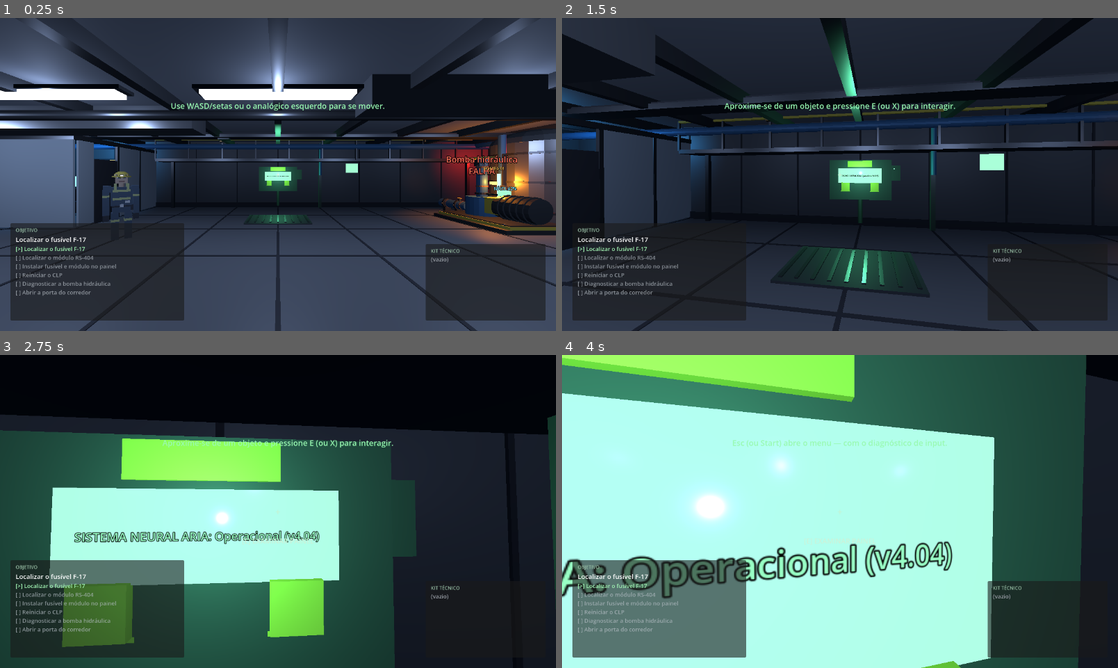
Above: before the commit, frames 1-4 (two rows, left to right).
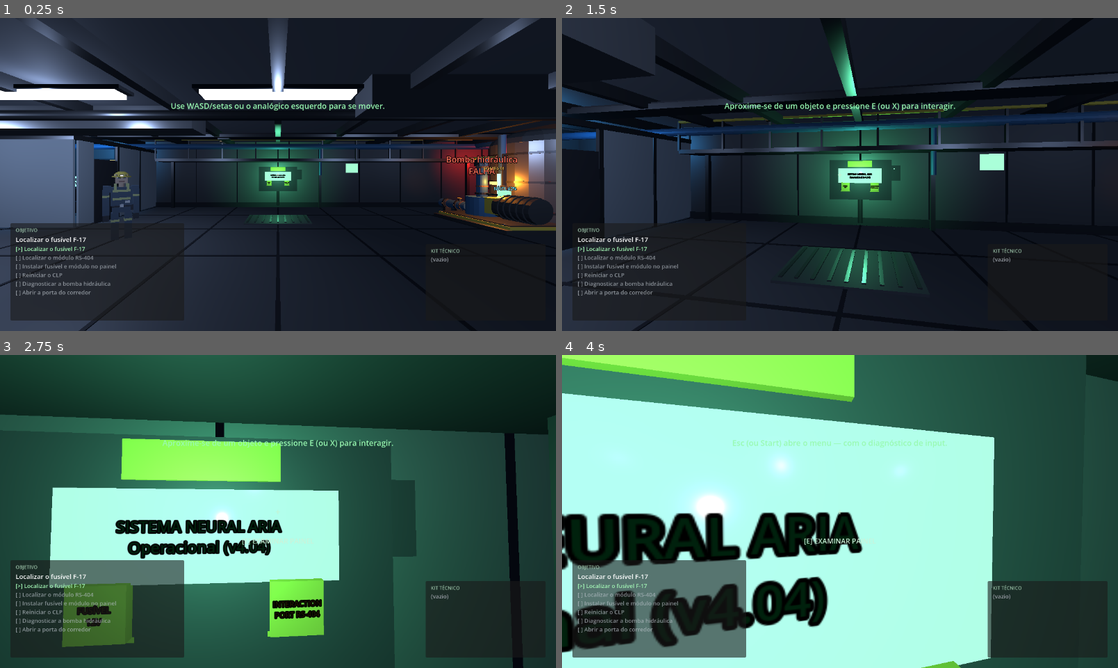
Above: after the commit, the same moments.

Repository: wvianna/mcp-blender-vscode-godot-game
Game: Godot game, scene res://scenes/main.tscn
Two runs of this game, one before a commit and one after it. Both use one fixed random seed, a clock stepped at 60 frames per second and the inputs below.
Inputs (mouse positions are in pixels of both pictures, inside the frame that each line leads up to):
- Up to frame 1 (0.25 s): no input
- Up to frame 2 (1.5 s): tap Enter (dialog_next) at 0.5 s; move the mouse to (867, 174) at 0.52 s; hold Enter (dialog_next) 0.53-1.28 s; hold W (move_forward) from 0.53 s (still down); tap E (interact) at 1.25 s; move the mouse to (812, 174) at 1.27 s; tap F (flashlight) at 1.35 s
- Up to frame 3 (2.75 s): keep holding W (move_forward); tap E (interact) at 2 s; move the mouse to (289, 505) at 2.02 s; hold E (interact) from 2.03 s (still down)
- Up to frame 4 (4 s): keep holding W (move_forward); move the mouse to (834, 517) at 2.77 s; release E (interact) at 2.78 s; tap Shift (run) at 2.85 s; tap E (interact) at 3.5 s; move the mouse to (878, 514) at 3.52 s; hold Enter (dialog_next) from 3.53 s (still down)

The runs differ from the first frame. In frame 1, 36% of the frame differs, in the area x 13-100%, y 0-100%; in frame 2, 13%; in frame 3, 43%, in the area x 0-100%, y 0-100%; in frame 4, 21%.

Commit message:
feat: detalha os elementos da sala do POC 2 e amplia a evidência visual
Refina os props no Blender (ranhuras e LEDs do CLP, decalques e rótulos do
painel, telas da ARIA em português, microeletrônica do RS-404, bomba ancorada
ao piso com manômetro e válvulas e o pato de borracha da bancada), levando o
GLB a 342 objetos e 38 materiais.

No Godot, adiciona a luminária da bancada, o script status_leds.gd para piscar
os LEDs e ajusta as Label3D das telas; o screenshot.gd ganha pitch de câmera,
o modo LAB404_SHOT_VIEW=terminal_ask e um dump de Screens/Label3D.

Atualiza a documentação (README, STATUS, TESTES, BLENDER_PIPELINE,
POC_CHECKLIST e CODEBASE) e substitui as capturas antigas pelas novas imagens
do POC 2 e do terminal da ARIA.

Diff:
--- a/scenes/level_poc2.tscn
+++ b/scenes/level_poc2.tscn
@@ -25,6 +25,26 @@
 emission = Color(0.3, 0.8, 1, 1)
 emission_energy_multiplier = 1.6
 
+[sub_resource type="BoxMesh" id="BoxMesh_cabo"]
+size = Vector3(0.03, 1, 0.03)
+
+[sub_resource type="StandardMaterial3D" id="StandardMaterial3D_metal"]
+albedo_color = Color(0.16, 0.17, 0.19, 1)
+metallic = 0.6
+roughness = 0.5
+
+[sub_resource type="BoxMesh" id="BoxMesh_luminaria"]
+size = Vector3(0.34, 0.12, 0.26)
+
+[sub_resource type="BoxMesh" id="BoxMesh_lente"]
+size = Vector3(0.28, 0.02, 0.2)
+
+[sub_resource type="StandardMaterial3D" id="StandardMaterial3D_lente"]
+albedo_color = Color(0.35, 0.33, 0.28, 1)
+emission_enabled = true
+emission = Color(1, 0.93, 0.82, 1)
+emission_energy_multiplier = 1.5
+
 [node name="Level" type="Node3D"]
 script = ExtResource("1_lab")
 
@@ -202,57 +222,82 @@
 [node name="Screens" type="Node3D" parent="."]
 
 [node name="SCR_Monitor_A" type="Label3D" parent="Screens"]
-transform = Transform3D(1, 0, 0, 0, 1, 0, 0, 0, 1, -9.4, 1.28, -7.5)
+transform = Transform3D(1, 0, 0, 0, 1, 0, 0, 0, 1, -9.4, 1.28, -7.47)
 pixel_size = 0.0018
-outline_size = 6
-modulate = Color(0.62, 0.9, 1, 1)
+modulate = Color(0.04, 0.13, 0.17, 1)
 text = "SISTEMA NEURAL ARIA\nOperacional (v4.04)\n\nREDE SINÁPTICA\nEstabilidade do núcleo em 98.2%"
 font_size = 24
 
 [node name="SCR_Monitor_B" type="Label3D" parent="Screens"]
-transform = Transform3D(1, 0, 0, 0, 1, 0, 0, 0, 1, -7.9, 1.28, -7.5)
+transform = Transform3D(1, 0, 0, 0, 1, 0, 0, 0, 1, -7.9, 1.28, -7.47)
 pixel_size = 0.0018
-outline_size = 6
-modulate = Color(0.6, 1, 0.78, 1)
+modulate = Color(0.03, 0.14, 0.07, 1)
 text = "PROCESSAMENTO PREDITIVO\nAnálise de fluxo em andamento...\n\nMÓDULO DE APRENDIZADO\nOtimizando rotinas operacionais"
 font_size = 24
 
 [node name="SCR_Quadro" type="Label3D" parent="Screens"]
 transform = Transform3D(1, 0, 0, 0, 1, 0, 0, 0, 1, -8.6, 1.9, -7.84)
 pixel_size = 0.0016
-outline_size = 8
-modulate = Color(0.65, 0.92, 1, 1)
+modulate = Color(0.14, 0.11, 0.03, 1)
 text = "SISTEMA NEURAL ARIA: Operacional (v4.04)\nREDE SINÁPTICA: Estabilidade do núcleo em 98.2%\nMÓDULO DESCARGA: Preciso ir ao banheiro"
 font_size = 36
 
 [node name="SCR_Painel" type="Label3D" parent="Screens"]
-transform = Transform3D(1, 0, 0, 0, 1, 0, 0, 0, 1, 0, 1.52, -7.64)
+transform = Transform3D(1, 0, 0, 0, 1, 0, 0, 0, 1, 0, 1.52, -7.62)
+pixel_size = 0.0019
+modulate = Color(0.03, 0.14, 0.07, 1)
+text = "SISTEMA NEURAL ARIA\nOperacional (v4.04)"
+font_size = 34
+
+[node name="SCR_Aria" type="Label3D" parent="Screens"]
+transform = Transform3D(-1, 0, 0, 0, 1, 0, 0, 0, -1, 5, 1.42, 7.62)
 pixel_size = 0.0016
-outline_size = 6
-modulate = Color(0.6, 1, 0.78, 1)
-text = "SISTEMA NEURAL ARIA: Operacional (v4.04)"
-font_size = 32
+modulate = Color(0.04, 0.12, 0.16, 1)
+billboard = 1
+text = "ARIA v4.04\nNÚCLEO ONLINE\ncanal: 8000"
+font_size = 30
 
 [node name="SCR_Clp" type="Label3D" parent="Screens"]
-transform = Transform3D(0, 0, -1, 0, 1, 0, 1, 0, 0, -10.25, 1.40, 1.9)
+transform = Transform3D(0, 0, 1, 0, 1, 0, -1, 0, 0, -10.24, 1.4, 1.9)
 pixel_size = 0.0016
-outline_size = 6
-modulate = Color(1, 0.78, 0.4, 1)
-text = "PLC-01  LADDER\nI0.0 --| |--( Q0.0 )\nI0.1 --|/|--( M1.2 )\nRUN  CICLO v4.04"
-font_size = 20
+modulate = Color(0.16, 0.09, 0.02, 1)
+billboard = 1
+text = "I0.0 | |-( Q0.0 )\nI0.1 |/|-( M1.2 )\nRUN  CICLO v4.04"
+font_size = 30
 
 [node name="DEC_Lbl_Fusivel" type="Label3D" parent="Screens"]
-transform = Transform3D(1, 0, 0, 0, 1, 0, 0, 0, 1, -0.42, 1.42, -7.66)
-pixel_size = 0.0016
-outline_size = 8
-modulate = Color(1, 0.86, 0.5, 1)
-text = "FUSÍVEL - 12V"
-font_size = 24
+transform = Transform3D(1, 0, 0, 0, 1, 0, 0, 0, 1, -0.42, 1.2, -7.61)
+pixel_size = 0.0015
+modulate = Color(0.13, 0.1, 0.02, 1)
+text = "FUSÍVEL\n12V"
+font_size = 22
 
 [node name="DEC_Lbl_Rs404" type="Label3D" parent="Screens"]
-transform = Transform3D(1, 0, 0, 0, 1, 0, 0, 0, 1, 0.42, 1.42, -7.66)
-pixel_size = 0.0016
-outline_size = 8
-modulate = Color(1, 0.86, 0.5, 1)
-text = "INTERACTION PORT\nRS-404"
-font_size = 24
+transform = Transform3D(1, 0, 0, 0, 1, 0, 0, 0, 1, 0.42, 1.2, -7.61)
+pixel_size = 0.0015
+modulate = Color(0.13, 0.1, 0.02, 1)
+text = "INTERACTION\nPORT RS-404"
+font_size = 22
+
+[node name="Bancada" type="Node3D" parent="."]
+
+[node name="Cabo" type="MeshInstance3D" parent="Bancada"]
+transform = Transform3D(1, 0, 0, 0, 1, 0, 0, 0, 1, -6, 2.5, 6)
+mesh = SubResource("BoxMesh_cabo")
+material_override = SubResource("StandardMaterial3D_metal")
+
+[node name="Luminaria" type="MeshInstance3D" parent="Bancada"]
+transform = Transform3D(1, 0, 0, 0, 1, 0, 0, 0, 1, -6, 1.95, 6)
+mesh = SubResource("BoxMesh_luminaria")
+material_override = SubResource("StandardMaterial3D_metal")
+
+[node name="Lente" type="MeshInstance3D" parent="Bancada"]
+transform = Transform3D(1, 0, 0, 0, 1, 0, 0, 0, 1, -6, 1.88, 6)
+mesh = SubResource("BoxMesh_lente")
+material_override = SubResource("StandardMaterial3D_lente")
+
+[node name="FX_Luz_Bancada" type="OmniLight3D" parent="Bancada"]
+transform = Transform3D(1, 0, 0, 0, 1, 0, 0, 0, 1, -6, 1.82, 6)
+light_color = Color(1, 0.93, 0.82, 1)
+light_energy = 1.7
+omni_range = 4.0
--- a/tests/screenshot.gd
+++ b/tests/screenshot.gd
@@ -9,7 +9,7 @@
 ## Variáveis:
 ##   LAB404_SHOT_PATH  caminho do PNG (padrão: user://lab404_screenshot.png)
 ##   LAB404_SHOT_VIEW  vazio (jogo) | input_test | terminal
-##   LAB404_SHOT_POSE  "x,y,z,yaw_graus" → posiciona o jogador antes da captura
+##   LAB404_SHOT_POSE  "x,y,z,yaw_graus[,pitch_graus]" → posiciona o jogador antes da captura
 ##   LAB404_SHOT_DUMP  "1" → imprime posições de Accents/Labels/CAM_Security
 ##   LAB404_SHOT_FINISH "1" → conclui a missão, restabelece a energia e abre a porta
 ##
@@ -28,6 +28,16 @@
             main.get_node("UI/InputTest").visible = true
         "terminal":
             main.get_node("UI/ARIATerminal").open()
+        "terminal_ask":
+            # Evidência ponta a ponta: pergunta no terminal e espera a resposta da ARIA.
+            var terminal = main.get_node("UI/ARIATerminal")
+            terminal.open()
+            await get_tree().process_frame
+            terminal._on_submit("ARIA, qual é o estado do laboratório?")
+            var limite := Time.get_ticks_msec() + 45000
+            while terminal._client.is_busy() and Time.get_ticks_msec() < limite:
+                await get_tree().process_frame
+            print("LAB404-ASK: resposta em %.1fs" % ((45000 - (limite - Time.get_ticks_msec())) / 1000.0))
 
     _aplicar_pose(main)
 
@@ -64,7 +74,7 @@
                 for irmao in pai.get_children():
                     if "NPC" in String(irmao.name):
                         print("   irmão: %s (%s)" % [irmao.name, irmao.get_class()])
-        for grupo in ["Accents", "Labels", "CAM_Security"]:
+        for grupo in ["Accents", "Labels", "CAM_Security", "Screens"]:
             var no = level.get_node_or_null(grupo) if level != null else null
             if no == null:
                 print("LAB404-DUMP %s -> AUSENTE" % grupo)
@@ -72,6 +82,15 @@
             print("LAB404-DUMP %s -> %d filho(s)" % [grupo, no.get_child_count()])
             for filho in no.get_children():
                 print("   %s %s" % [filho.name, str(filho.global_position)])
+        for detalhe in ["DEC_Mesa_Pato", "RS404_Capacitor_0", "DEC_CLP_Ranhura_0",
+                "DEC_Bomba_Suporte2_Poste", "DEC_Painel_Esquema_L1", "DEC_Painel_Alerta"]:
+            var det = level.find_child(detalhe, true, false) if level != null else null
+            print("LAB404-DUMP %s -> %s" % [detalhe, "AUSENTE" if det == null else str(det.global_position)])
+        var rotulos: Array = []
+        _coletar_labels(main, rotulos)
+        print("LAB404-DUMP Label3D: %d" % rotulos.size())
+        for info in rotulos:
+            print("   %s pos=%s texto=%s" % [info["nome"], info["pos"], info["texto"].substr(0, 28)])
 
     # Aguarda o assentamento da física e a estabilização do frame.
     for _i in 60:
@@ -98,18 +117,34 @@
     print("LAB404-SHOT: %s (erro=%d) %dx%d" % [out, err, image.get_width(), image.get_height()])
     get_tree().quit(0 if err == OK else 1)
 
-## Pose opcional do jogador: `LAB404_SHOT_POSE="x,y,z,yaw_graus"`.
+## Pose opcional do jogador: `LAB404_SHOT_POSE="x,y,z,yaw_graus[,pitch_graus]"`.
 func _aplicar_pose(main: Node) -> void:
     var pose := OS.get_environment("LAB404_SHOT_POSE")
     if pose.is_empty():
         return
     var partes := pose.split(",")
     var jogador = main.get_node_or_null("Player")
-    if partes.size() != 4 or jogador == null:
-        push_warning("LAB404_SHOT_POSE inválida (use x,y,z,yaw) — ignorada")
+    if partes.size() < 4 or jogador == null:
+        push_warning("LAB404_SHOT_POSE inválida (use x,y,z,yaw[,pitch]) — ignorada")
         return
     jogador.global_position = Vector3(float(partes[0]), float(partes[1]), float(partes[2]))
     jogador.rotation.y = deg_to_rad(float(partes[3]))
+    if partes.size() >= 5:
+        # Pitch negativo = olhar para baixo (útil para props no piso/bancada).
+        var pivot = jogador.get_node_or_null("CameraPivot")
+        if pivot != null:
+            pivot.rotation.x = deg_to_rad(clampf(float(partes[4]), -85.0, 85.0))
     if jogador is CharacterBody3D:
         jogador.velocity = Vector3.ZERO
     print("LAB404-POSE: %s" % pose)
+
+## Coleta recursiva dos `Label3D` da cena (diagnóstico de rótulos sobrepostos).
+func _coletar_labels(no: Node, saida: Array) -> void:
+    if no is Label3D:
+        saida.append({
+            "nome": no.get_path(),
+            "pos": str(no.global_position),
+            "texto": String(no.text).replace("\n", " | "),
+        })
+    for filho in no.get_children():
+        _coletar_labels(filho, saida)
Binary file changed: assets/lab404/lab_sala_poc2.glb
Binary file removed: docs/images/aria.png
Not shown, removed: docs/images/aria.png.import
Binary file removed: docs/images/bomba.png
Not shown, removed: docs/images/bomba.png.import
Binary file removed: docs/images/clp.png
Not shown, removed: docs/images/clp.png.import
Binary file added: docs/images/poc2-aria.png
Binary file added: docs/images/poc2-bancada.png
Binary file added: docs/images/poc2-bomba.png
Binary file added: docs/images/poc2-clp.png
Binary file added: docs/images/poc2-detalhe-bomba.png
(and 22 more such lines)
